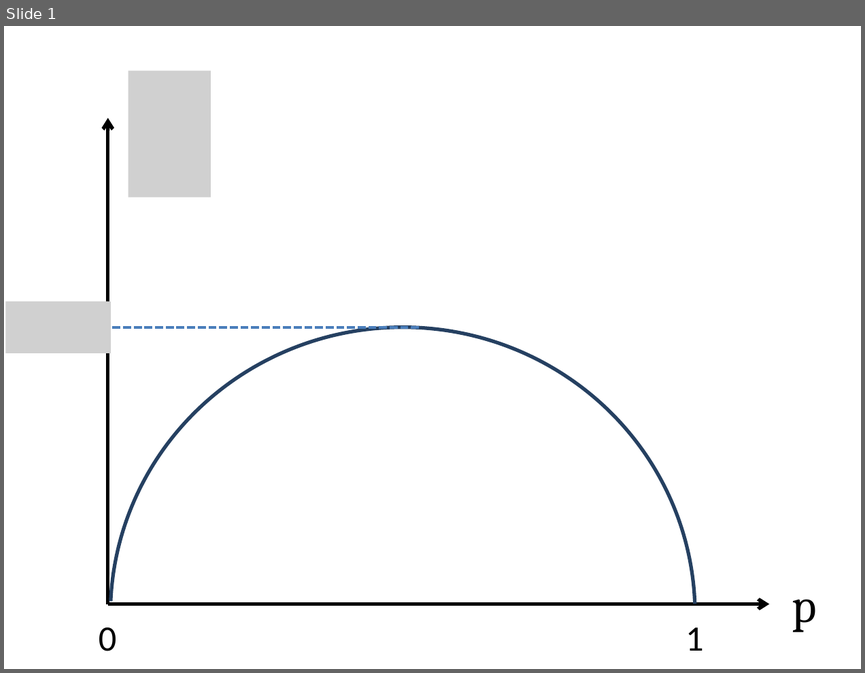
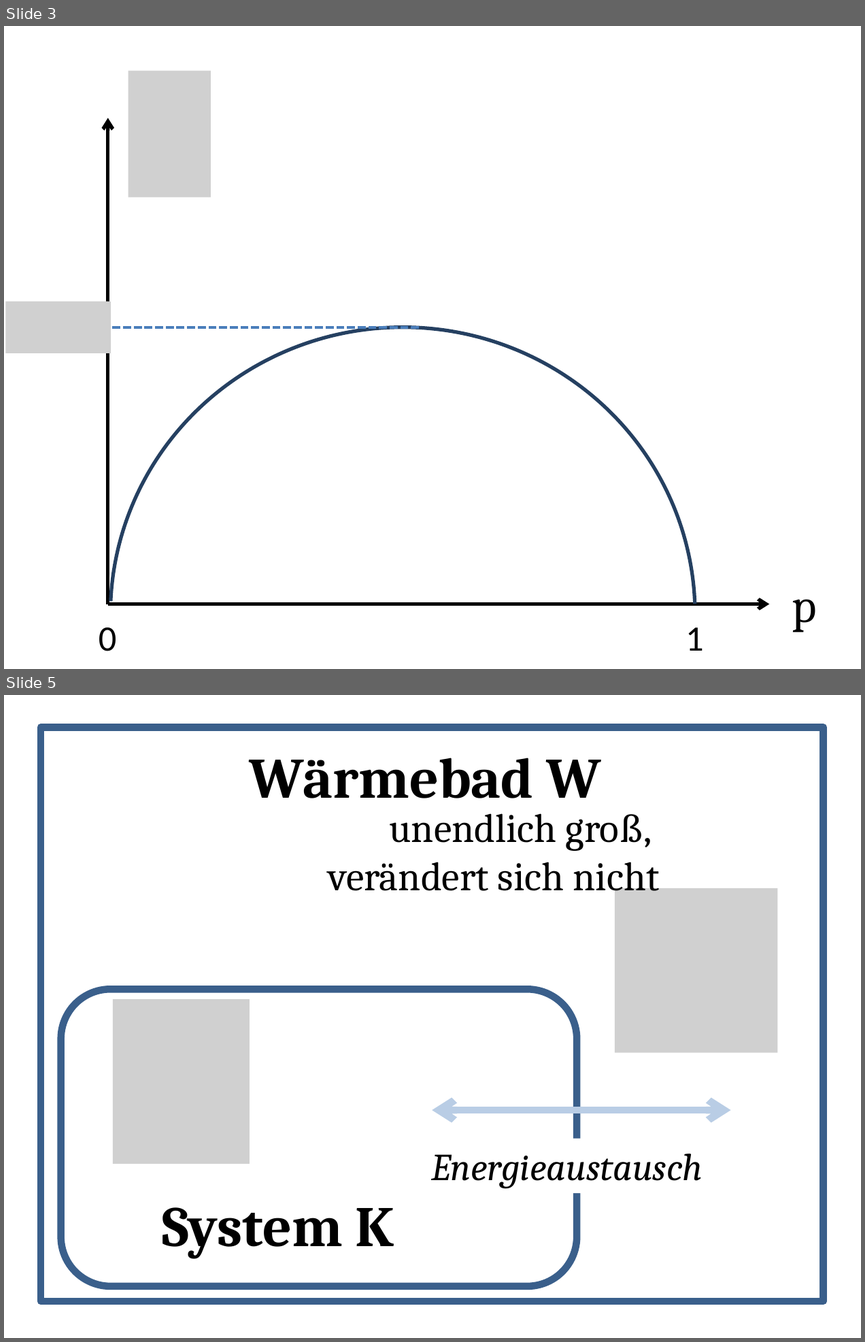
Before and after one commit to sophiahenckell/HIWI_Computersimulation, a slide deck: Bilder.pptx. Shown one above the other, each under a label of ours: slide 1 before the commit, slides 3 and 5 after it; the slides between them are not shown. The pictures are 865x673 and 865x1342 pixels, drawn with LibreOffice and Linux fonts; fonts in the diff are those of the drawing; grey boxes stand for pictures. Boxes give left, top, right and bottom in pixels: in the first picture for what was removed or moved away, otherwise in the second. Text is boxed around its words. In the diff, an @@ line names an element or a change of style, - is before the commit and + after.

```diff
--- a/Bilder.pptx
+++ b/Bilder.pptx
@@ slide 5 added at (4,695,861,1338), background #FFFFFF @@
@@ rectangle added at (41,728,823,1301), outline #3A5F8C 6 pt @@
@@ text added at (249,758,601,798), 48 pt, text #000000, bold @@
+Wärmebad W
@@ text added at (328,813,660,899), 34 pt, text #000000 @@
+unendlich groß,
+verändert sich nicht
@@ picture added at (615,888,778,1052) @@
@@ rounded rectangle added at (60,989,577,1285), outline #3A5F8C 6 pt @@
@@ picture added at (113,999,250,1164) @@
@@ double arrow added from (432, 1110) to (730, 1110), #B9CDE5 6 pt @@
@@ text added at (431,1153,702,1189), 32 pt, text #000000, italic @@
+Energieaustausch
@@ text added at (162,1207,394,1259), 48 pt, text #000000, bold @@
+System K
@@ what was slide 1 is now slide 3 @@
```
Also in this commit, not shown: 26 other slides added, 5 other files.
